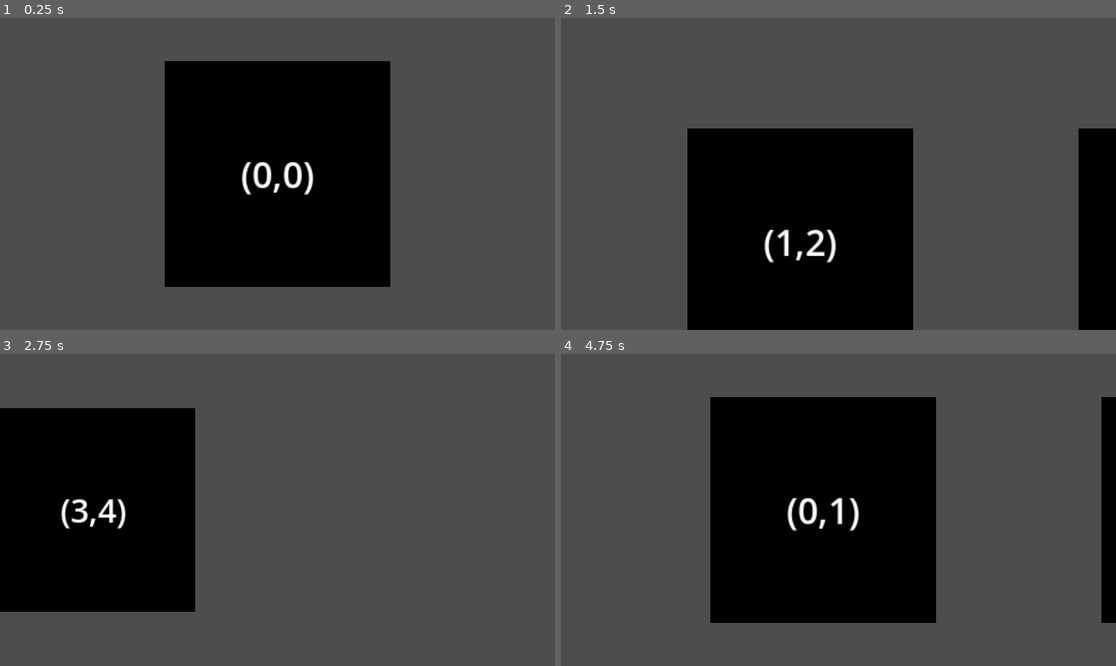
Above: before the commit, frames 1-4 (two rows, left to right).
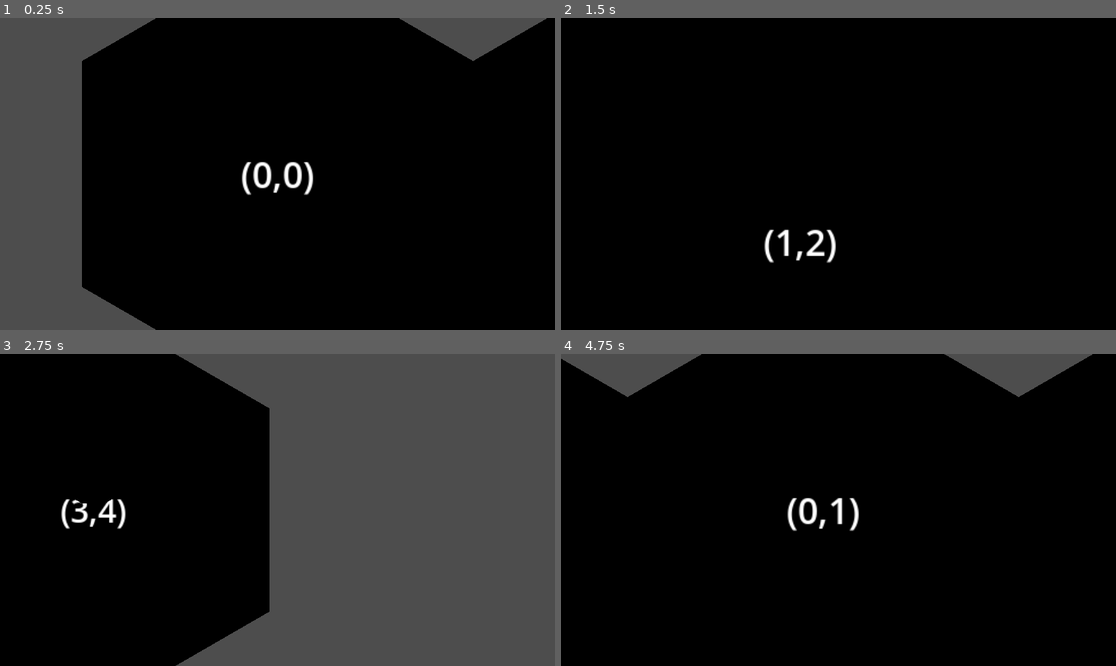
Above: after the commit, the same moments.

Repository: davepruitt/hex_map_godot
Game: Godot game, scene res://main.tscn
The game is run twice, just before and just after one commit, with the same random seed, the same clock (stepped at 60 frames per second) and the same inputs.
Inputs:
- Up to frame 1 (0.25 s): no input
- Up to frame 2 (1.5 s): tap Enter at 0.5 s; hold Right (ui_right) 0.53-1.28 s; tap Z at 0.6 s; hold Down (ui_down) from 1.28 s (still down); tap X at 1.35 s
- Up to frame 3 (2.75 s): release Down (ui_down) at 2.03 s; hold Right (ui_right) from 2.03 s (still down); tap Z at 2.1 s
- Up to frame 4 (4.75 s): release Right (ui_right) at 2.78 s; hold Up (ui_up) 2.78-3.53 s; tap X at 2.85, 4.35 s; hold Left (ui_left) from 3.53 s (still down); tap Z at 3.6 s

The runs differ from the first frame. In frame 1, 52% of the frame differs, in the area x 14-100%, y 0-100%; in frame 2, 69%, in the area x 0-100%, y 0-100%; in frame 3, 23%; in frame 4, 65%.

Commit message:
Basic hex mesh working

Diff:
--- a/hex_project_godot/hex_cell.gd
+++ b/hex_project_godot/hex_cell.gd
@@ -13,6 +13,7 @@
 	Vector3(0, 0, -OUTER_RADIUS),
 	Vector3(-INNER_RADIUS, 0, -0.5 * OUTER_RADIUS),
 	Vector3(-INNER_RADIUS, 0, 0.5 * OUTER_RADIUS),
+	Vector3(0, 0, OUTER_RADIUS),
 ]
 
 #endregion
@@ -20,15 +21,31 @@
 #region Exported variables
 
 @export var position_label: Label3D
+@export var hex_mesh: PackedScene
 
 #endregion
 
+@onready var visualization = $Visualization
 
 # Called when the node enters the scene tree for the first time.
 func _ready() -> void:
-	pass # Replace with function body.
-
+	_create_mesh()
 
 # Called every frame. 'delta' is the elapsed time since the previous frame.
 func _process(delta: float) -> void:
 	pass
+
+func _create_mesh () -> void:
+	var surface_tool = SurfaceTool.new();
+	surface_tool.begin(Mesh.PRIMITIVE_TRIANGLES);
+
+	for i in range(0, 6):
+		_add_triangle(surface_tool, Vector3.ZERO, CORNERS[i + 1], CORNERS[i])
+
+	#surface_tool.generate_normals()
+	visualization.mesh = surface_tool.commit()
+
+func _add_triangle (st: SurfaceTool, v1: Vector3, v2: Vector3, v3: Vector3) -> void:
+	st.add_vertex(v1)
+	st.add_vertex(v2)
+	st.add_vertex(v3)
--- a/hex_project_godot/hex_cell.tscn
+++ b/hex_project_godot/hex_cell.tscn
@@ -1,16 +1,14 @@
 [gd_scene load_steps=3 format=3 uid="uid://r8nfx0vsi5ah"]
 
 [ext_resource type="Script" path="res://hex_cell.gd" id="1_8wrvn"]
-
-[sub_resource type="PlaneMesh" id="PlaneMesh_84ow1"]
-size = Vector2(1, 1)
+[ext_resource type="PackedScene" uid="uid://dl7pxuw5hmncj" path="res://hex_mesh.tscn" id="2_0eih7"]
 
 [node name="HexCell" type="Node3D" node_paths=PackedStringArray("position_label")]
 script = ExtResource("1_8wrvn")
 position_label = NodePath("PositionLabel")
+hex_mesh = ExtResource("2_0eih7")
 
 [node name="Visualization" type="MeshInstance3D" parent="."]
-mesh = SubResource("PlaneMesh_84ow1")
 
 [node name="PositionLabel" type="Label3D" parent="."]
 transform = Transform3D(1, 0, 0, 0, -4.37114e-08, 1, 0, -1, -4.37114e-08, 0, 0, 0)
--- /dev/null
+++ b/hex_project_godot/hex_mesh.gd
@@ -0,0 +1,32 @@
+class_name HexMesh
+extends MeshInstance3D
+
+
+# Called when the node enters the scene tree for the first time.
+func _ready() -> void:
+	var surface_tool = SurfaceTool.new();
+
+	surface_tool.begin(Mesh.PRIMITIVE_TRIANGLES);
+
+	surface_tool.set_normal(Vector3(0, 0, -1));
+	surface_tool.set_color(Color(1, 0, 0, 1));
+	surface_tool.add_vertex(Vector3(-1, 0, 0));
+
+	surface_tool.set_normal(Vector3(0, 0, -1));
+	surface_tool.set_color(Color(0, 1, 0, 1));
+	surface_tool.add_vertex(Vector3(1, 0, 0));
+
+	surface_tool.set_normal(Vector3(0, 0, -1));
+	surface_tool.set_color(Color(0, 0, 1, 1));
+	surface_tool.add_vertex(Vector3(0, 0, 1));
+
+	surface_tool.add_index(0);
+	surface_tool.add_index(1);
+	surface_tool.add_index(2);
+
+	mesh = surface_tool.commit()
+
+
+# Called every frame. 'delta' is the elapsed time since the previous frame.
+func _process(delta: float) -> void:
+	pass
--- /dev/null
+++ b/hex_project_godot/hex_mesh.tscn
@@ -0,0 +1,9 @@
+[gd_scene load_steps=3 format=3 uid="uid://dl7pxuw5hmncj"]
+
+[ext_resource type="Script" path="res://hex_mesh.gd" id="1_w76b0"]
+
+[sub_resource type="ImmediateMesh" id="ImmediateMesh_pe625"]
+
+[node name="HexMesh" type="MeshInstance3D"]
+mesh = SubResource("ImmediateMesh_pe625")
+script = ExtResource("1_w76b0")
